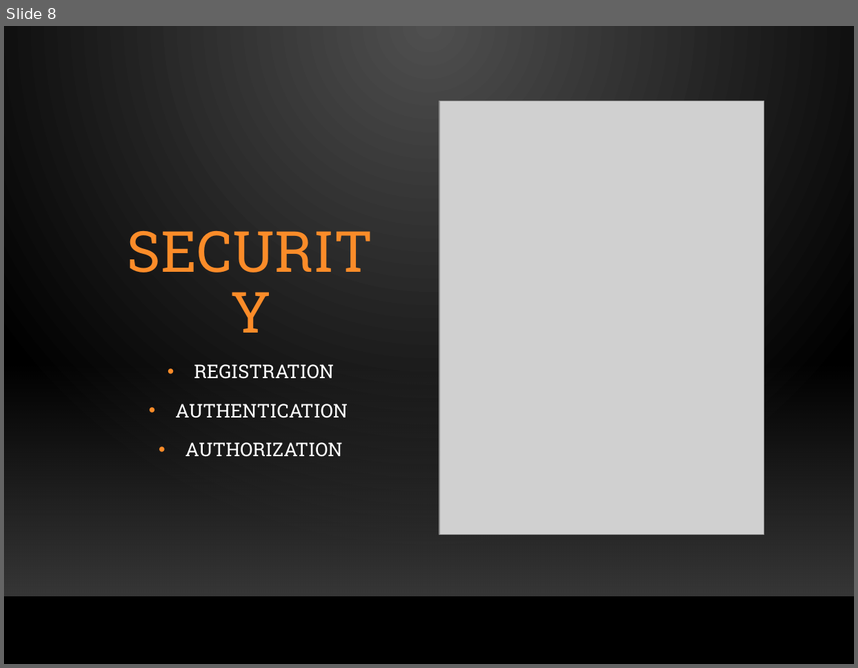
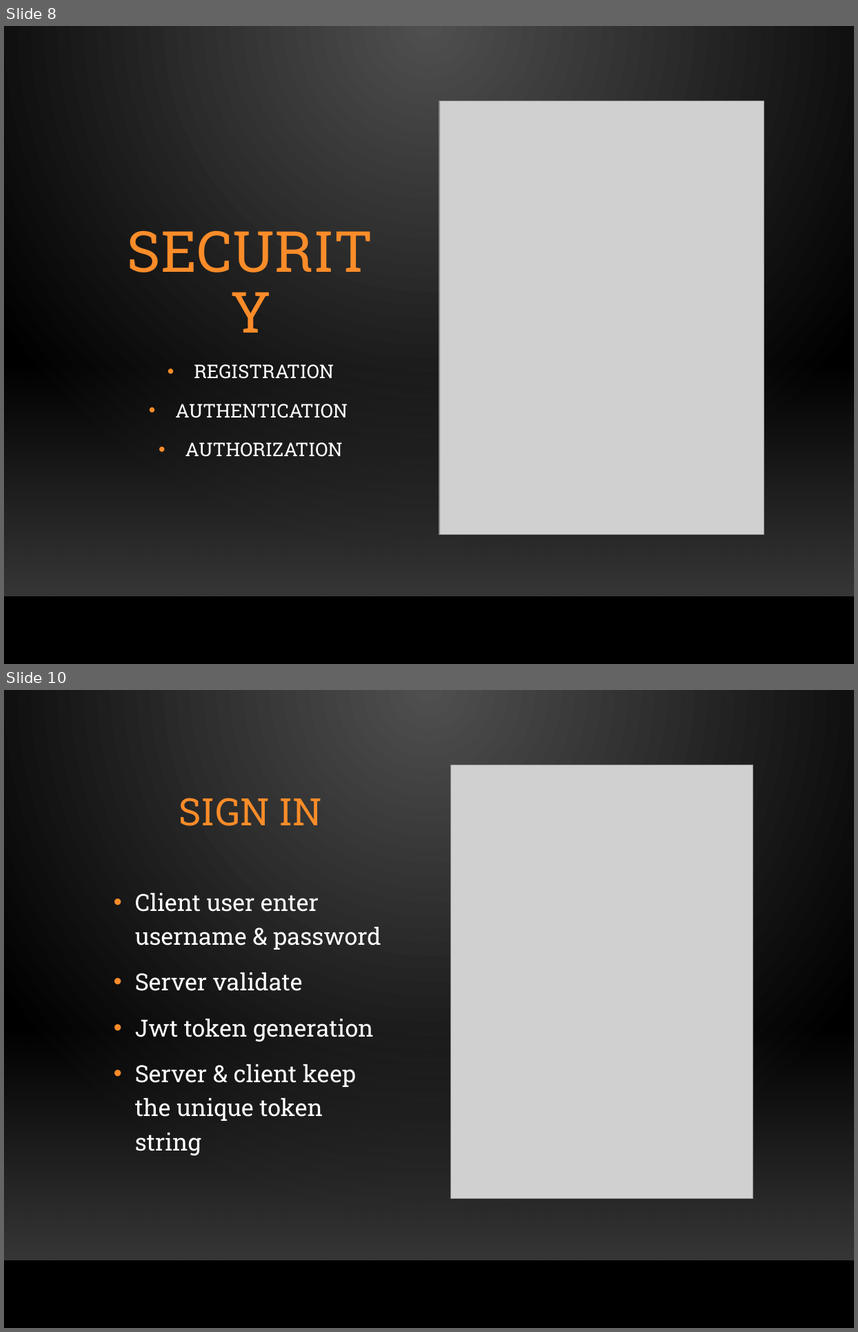
Before and after one commit to Aviel212/SmartSwitch, a slide deck: Project Submission/Presentation/Full Presentation.pptx. Shown one above the other, each under a label of ours: slide 8 before the commit, slides 8 and 10 after it; the slides between them are not shown. The pictures are 858x668 and 858x1332 pixels, drawn with LibreOffice and Linux fonts; fonts in the diff are those of the drawing; grey boxes stand for pictures; background and template pictures are left out. Boxes give left, top, right and bottom in pixels: in the first picture for what was removed or moved away, otherwise in the second. Text is boxed around its words. In the diff, an @@ line names an element or a change of style, - is before the commit and + after.

```diff
--- a/Project Submission/Presentation/Full Presentation.pptx
+++ b/Project Submission/Presentation/Full Presentation.pptx
@@ slide 10 added at bbox=[4, 690, 854, 1328], background gradient #505050 to #000000; not listed: 2 template elements that a slide beside it also shows @@
@@ picture added at bbox=[451, 765, 753, 1199] @@
@@ title added at bbox=[179, 798, 322, 826], 32 pt, text #FB8C29 @@
+SIGN IN
@@ text added at bbox=[135, 893, 381, 1156], 20 pt, text #FFFFFF @@
+• Client user enter username & password
+• Server validate
+• Jwt token generation
+• Server & client keep the unique token string
```
Also in this commit, not shown: 4 slides changed, 1 other slide added.
